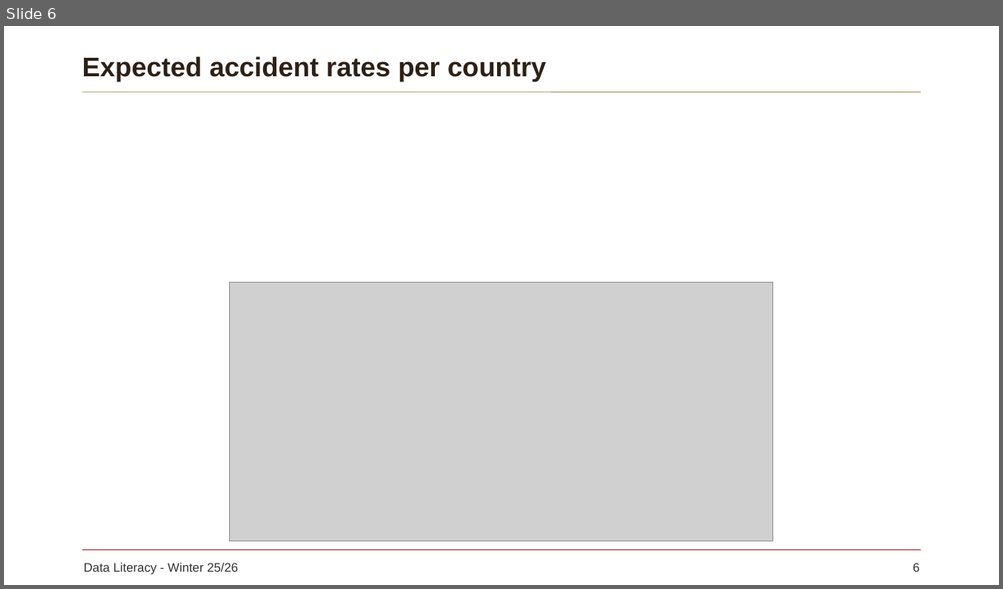
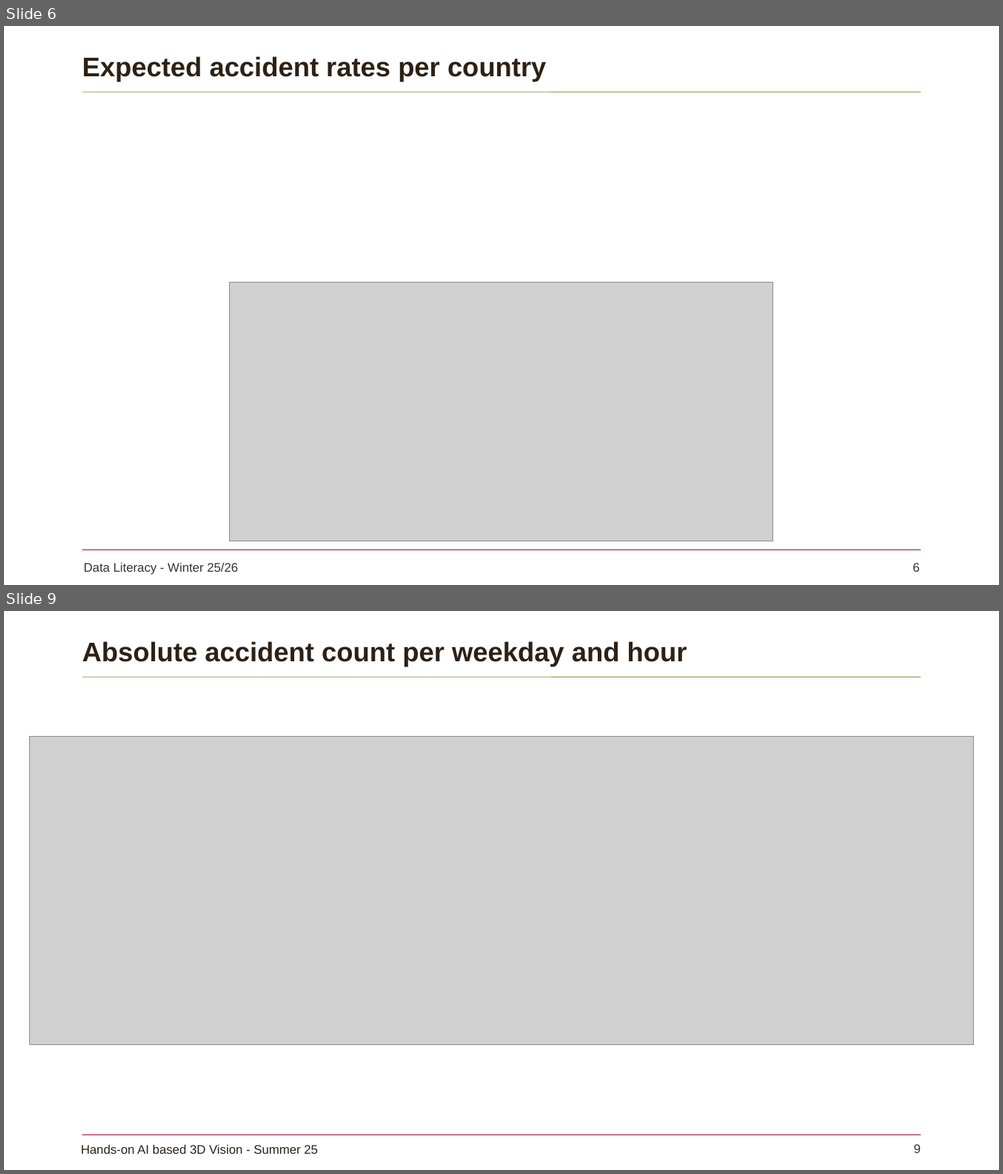
Before and after one commit to d2stcjm4qk-alt/data-lit-project, a slide deck: midterm_presentation.pptx. Shown one above the other, each under a label of ours: slide 6 before the commit, slides 6 and 9 after it; the slides between them are not shown. The pictures are 1003x589 and 1003x1174 pixels, drawn with LibreOffice and Linux fonts; fonts in the diff are those of the drawing; grey boxes stand for pictures; background and template pictures are left out. Boxes give left, top, right and bottom in pixels: in the first picture for what was removed or moved away, otherwise in the second. Text is boxed around its words. In the diff, an @@ line names an element or a change of style, - is before the commit and + after.

```diff
--- a/midterm_presentation.pptx
+++ b/midterm_presentation.pptx
@@ slide 9 added at (4, 611, 999, 1170), background #FFFFFF; not listed: 2 template elements that a slide beside it also shows @@
@@ title added at (82, 641, 687, 667), 26 pt, text #2D2015, bold @@
+Absolute accident count per weekday and hour
@@ picture added at (30, 737, 973, 1045) @@
@@ text added at (81, 1145, 318, 1154), 12 pt, text #2D2015 @@
+Hands-on AI based 3D Vision - Summer 25
@@ page number added at (913, 1145, 920, 1153), 12 pt, text #333333 @@
+9
```
Also in this commit, not shown: 2 other slides added.
